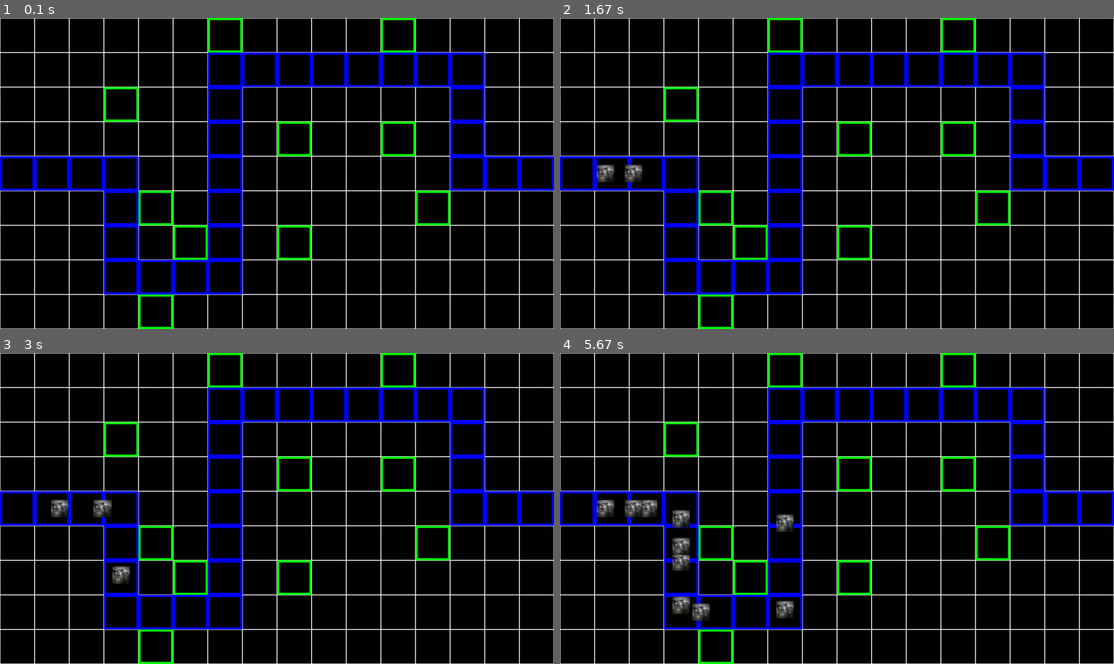
Above: before the commit, frames 1-4 (two rows, left to right).
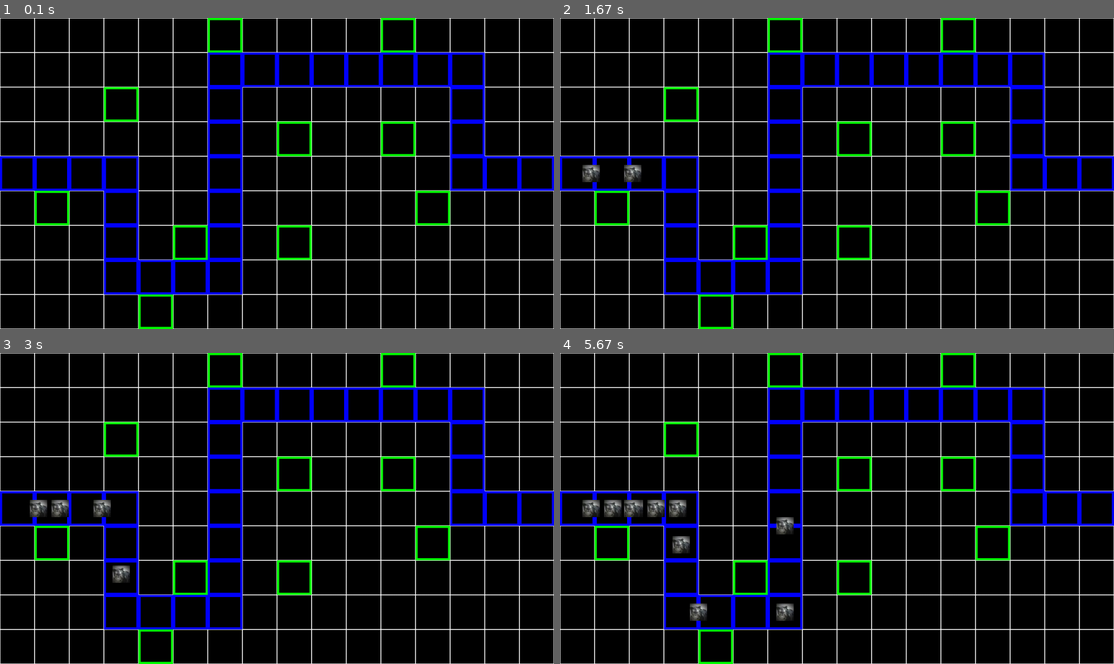
Above: after the commit, the same moments.

Repository: LenaSup/PyGame_project
Game: pygame game, started from main.py
The game is run twice, just before and just after one commit, with the same random seed, the same clock (stepped at 60 frames per second) and the same inputs.
Inputs (mouse positions are in pixels of both pictures, inside the frame that each line leads up to):
- Up to frame 1 (0.1 s): no input
- Up to frame 2 (1.67 s): press the mouse at (837, 195) at 0.37 s; move the mouse to (770, 185) at 0.47 s; release the mouse at (704, 176) at 0.6 s
- Up to frame 3 (3 s): no input
- Up to frame 4 (5.67 s): no input

The runs differ from the first frame. In frame 1, 0.4% of the frame differs, in the area x 6-32%, y 55-67%; in frame 2, 0.8%; in frame 3, 0.7%; in frame 4, 2.0%, in the area x 4-43%, y 47-87%.

Commit message:
Мелкие доработки.

Diff:
--- a/data/map.map
+++ b/data/map.map
@@ -3,7 +3,7 @@
 ...0..#......#..
 ......#.0..0.#..
 @###..#......###
-...#0.#.....0...
+.0.#..#.....0...
 ...#.0#.0.......
 ...####.........
 ....0...........
--- /dev/null
+++ b/enemies.py
@@ -0,0 +1,3 @@
+default_enemy = (200, 'image.jpg', 2)
+haste_enemy = (100, 'image.jpg', 10, 10, 4)
+armored_enemy = (500, 'image.jpg', 15, 50, 1)
--- a/main.py
+++ b/main.py
@@ -1,6 +1,7 @@
 import pygame
 import sys
 import os
+from enemies import *
 
 
 def load_image(name, color_key=None):
@@ -64,16 +65,15 @@
 
 
 class Enemy(pygame.sprite.Sprite):  # класс враждебного моба
-    def __init__(self, x, y, screen, width, height, health, image, damage=10, price=10, speed=1):
+    def __init__(self, x, y, screen, health, image, damage=10, price=10, speed=1):
         super().__init__(entities, enemies)
         self.name = self.__class__.__name__
         self.pos = x, y
         self.screen = screen
-        self.size = self.width, self.height = width, height
         self.health = health
         self.damage = damage
         self.speed = speed
-        self.image = image
+        self.image = load_image(image)
         self.price = price
         self.rect = self.image.get_rect()
         self.rect.x, self.rect.y = self.pos[0], self.pos[1]
@@ -83,7 +83,6 @@
         self.steps = None
         self.is_move = True
         self.set_path(enemy_path)
-
 
     def load_step(self, index):  # загрузка следующего направления движения из пути
         self.step = self.path[index]
@@ -158,19 +157,17 @@
 
 
 class Tower(pygame.sprite.Sprite):  # класс башни
-    def __init__(self, x, y, screen, size, health, image, damage=50, radius=200, reload=1000, price=500, level=1,
+    def __init__(self, x, y, screen, health, image, damage=50, radius=200, reload=1000, price=500,
                  is_splash=False, splash_radius=75):
         super().__init__(towers, entities)
         self.name = self.__class__.__name__
         self.pos = x, y
         self.screen = screen
         self.health = health
-        self.size = size
         self.price = price
         self.damage = damage
         self.radius = radius
         self.reload = reload
-        self.level = level
         self.image = image
         self.rect = self.image.get_rect()
         self.rect.x, self.rect.y = self.pos[0], self.pos[1]
@@ -240,7 +237,7 @@
             if cell.tower == None:
                 if gold >= tower_price:
                     cell.set_tower(Tower(pos[0] * self.cell_size + 10, pos[1] * self.cell_size + 10, self.screen,
-                                         60, 100, load_image('car.jpg'), 50, 200, 1000, tower_price, True, 200))
+                                         100, load_image('car.jpg'), 50, 200, 1000, tower_price, True, 100))
                     gold -= tower_price
                     towers_reload[cell.tower] = pygame.USEREVENT + self.n
                     pygame.time.set_timer(towers_reload[cell.tower], cell.tower.reload)
@@ -305,6 +302,21 @@
     sys.exit()
 
 
+def finish_screen(screen):
+    run = True
+    while run:
+        screen.fill((0, 0, 0))
+        for event in pygame.event.get():
+            if event.type in (pygame.K_ESCAPE, pygame.K_RETURN) or\
+                    (event.type == pygame.MOUSEBUTTONUP and event.button == 1):
+                run = False
+                break
+            elif event.type == pygame.QUIT:
+                run = False
+                break
+        pygame.display.flip()
+
+
 # константы используемые объектами или функциями
 castle_health = 100
 gold = 1000
@@ -336,18 +348,19 @@
     # стандартные таймеры событий
     spawn_enemy = pygame.USEREVENT + 1
     my_event = pygame.USEREVENT + 2
-    pygame.time.set_timer(my_event, 10)
+    pygame.time.set_timer(my_event, 20)
     pygame.time.set_timer(spawn_enemy, 1000)
 
-    enemy_image = load_image('image.jpg')
-    vrag = (start_pos[0] * 80 + 20, start_pos[1] * 80 + 20, screen, 40, 40, 200, enemy_image)
-    vrag_haste = (start_pos[0] * 80 + 20, start_pos[1] * 80 + 20, screen, 40, 40, 100, enemy_image, 10, 10, 2)
+    enemy_default_settings = (start_pos[0] * 80 + my_board.cell_size // 4, start_pos[1] * 80 + my_board.cell_size // 4,
+                              screen)
 
     running = True
     while running:
             screen.fill((0, 0, 0))
             if castle_health <= 0:
-                terminate()
+                running = False
+                finish_screen(screen)
+                break
             for event in pygame.event.get():
                 if event.type == pygame.QUIT:  # выход из игры
                     terminate()
@@ -356,12 +369,12 @@
                     print(my_board.get_click(event.pos, 500))
                 if event.type == my_event:  # проверка выходит ли враг за дорогу
                     for enemy in enemies:
-                        cell1 = my_board.get_click((enemy.pos[0] + enemy.size[0], enemy.pos[1] + enemy.size[1]))
+                        cell1 = my_board.get_click((enemy.pos[0] + enemy.rect.width, enemy.pos[1] + enemy.rect.height))
                         cell2 = my_board.get_click((enemy.pos[0] + enemy.speed, enemy.pos[1] + enemy.speed))
                         enemy.check(cell1, cell2)
                 if event.type == spawn_enemy:  # создание врага раз в заданое кол-во секунд (сейчас 2) секунды
-                    Enemy(*vrag[:])
-                    Enemy(*vrag_haste[:])
+                    Enemy(*enemy_default_settings, *armored_enemy)
+                    Enemy(*enemy_default_settings, *haste_enemy)
                 if event.type in towers_reload.values():  # выстрел башни по окондании перезрядки
                     find_key(towers_reload, event.type).fire()
             # отрисовка
@@ -369,7 +382,6 @@
             entities.update()
             entities.draw(screen)
             pygame.display.flip()
-    terminate()
 
 
 if __name__ == '__main__':
